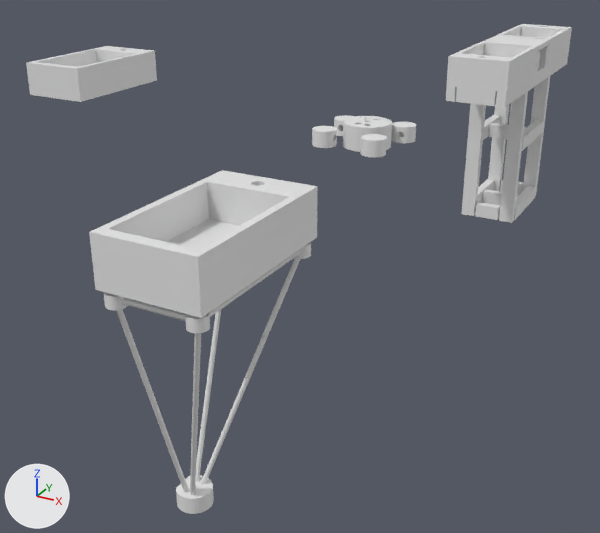
An edit to the Blender file 3D models/bathroomDualSink.blend, drawn before and after from the same camera.
The view is the same before and after, from a 50 mm camera at (2.32, -2.529, 1.371) aimed at (0.889, 0.072, 0.071). Arrows for +X, +Y and +Z are at lower left; the lights stay in place.

In view in the first picture: '1x3.004', '1x3.005', '1x3.008', '1x3.009', 'Cylinder.002', 'Cylinder.007', 'Cylinder.013', 'Left Sink', 'Right Sink', 'Right Sink.001', 'Right Sink.002', 'pyramid-bottom'.
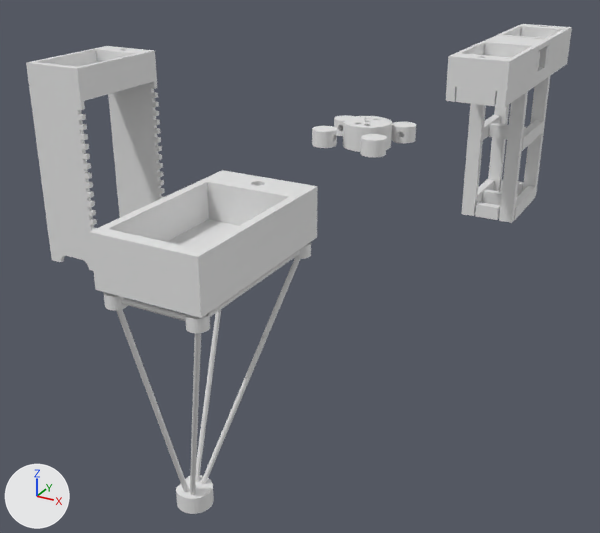
What differs and where, as boxes (x1, y1, x2, y2) in the pictures (600 x 533 px):
'Sketch.001', added: after (30, 95, 97, 271)
'Sketch.002', added: after (108, 81, 165, 217)

What the commit changed:
Mesh me_sketch_002 is new.
It has 244 vertices, 124 faces and spans x -0.127..0.127, y 0.0..0.691, z -0.01..0.0.
Object 'Sketch.002' (ob_sketch_002) is new; it shows me_sketch_002.
Its location is (0.0, 0.21, 0.0).
Its rotation in degrees is (90, 0, 0).
Its scale is (1.0, 1.0, 1.91).
Object 'Sketch.001' (ob_sketch_001) is new; it shows a copy of me_sketch_002.
Its location is (0.0, -0.229, 0.0).
Its rotation in degrees is (90, 0, 0).
Its scale is (1.0, 1.0, 1.91).
